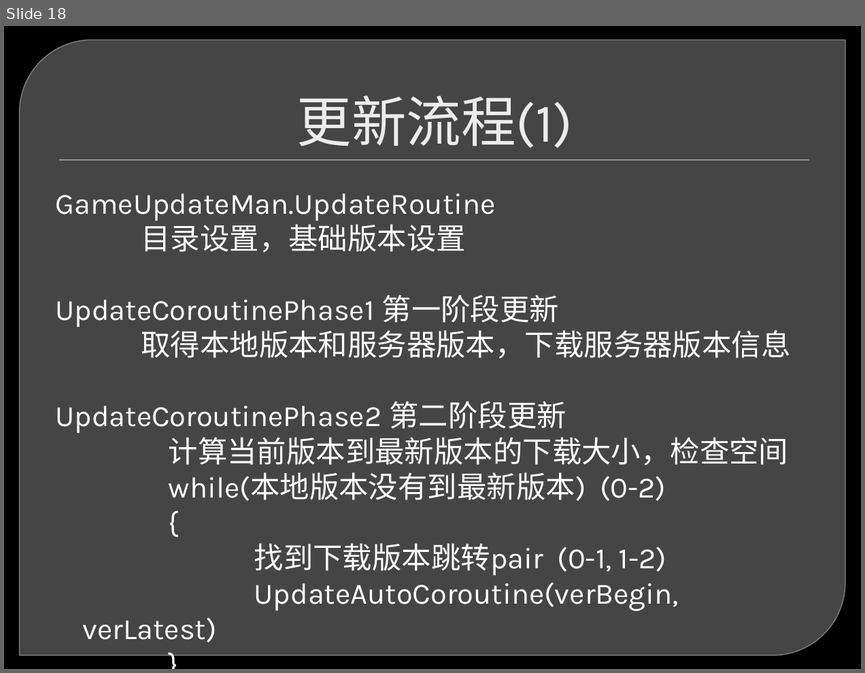
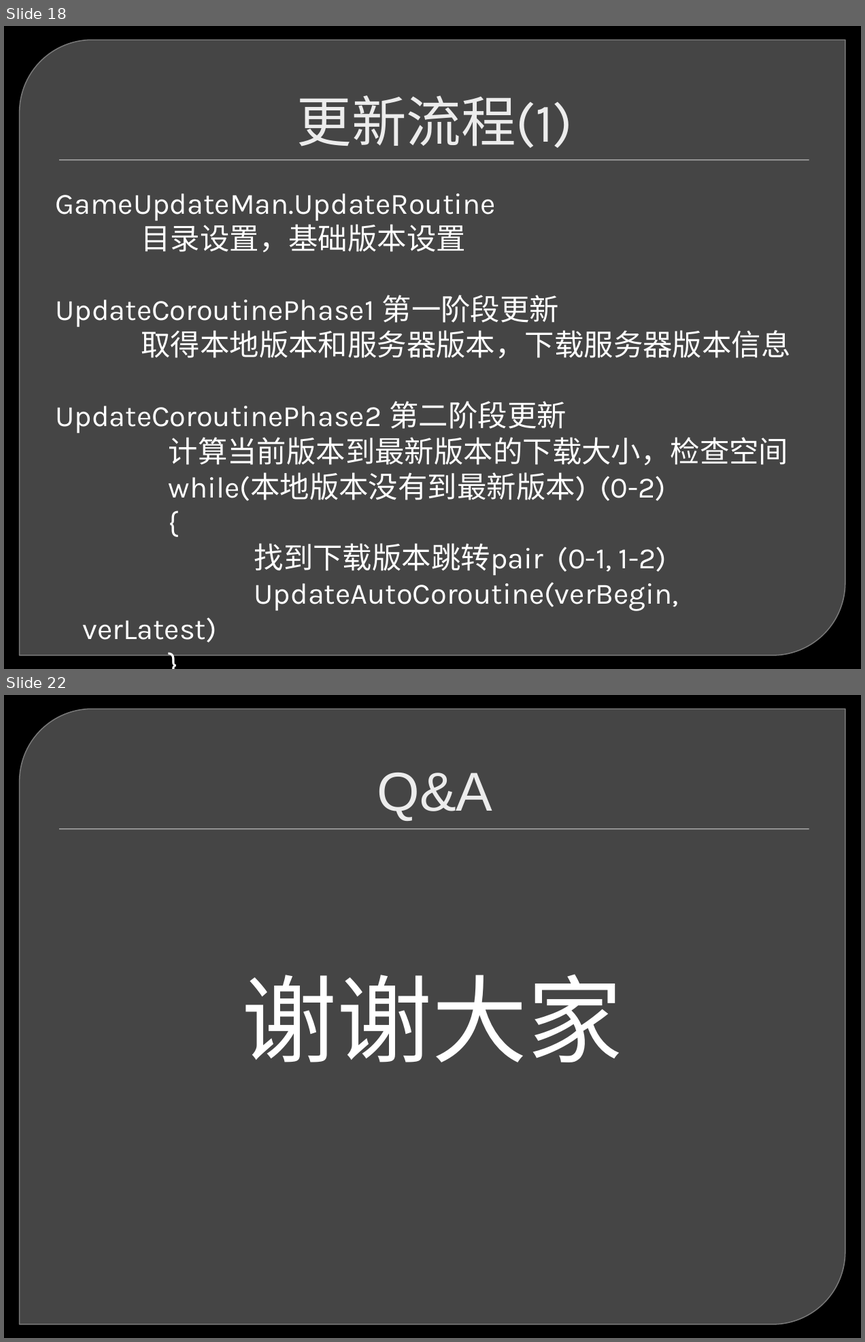
Before and after one commit to miztook/LearnUnityTech, a slide deck: 工作文档/打包和更新/Tera更新系统设计和实现-苗雨.pptx. Shown one above the other, each under a label of ours: slide 18 before the commit, slides 18 and 22 after it; the slides between them are not shown. The pictures are 865x673 and 865x1342 pixels, drawn with LibreOffice and Linux fonts; fonts in the diff are those of the drawing; background and template pictures are left out. Boxes give left, top, right and bottom in pixels: in the first picture for what was removed or moved away, otherwise in the second. Text is boxed around its words. In the diff, an @@ line names an element or a change of style, - is before the commit and + after.

```diff
--- a/工作文档/打包和更新/Tera更新系统设计和实现-苗雨.pptx
+++ b/工作文档/打包和更新/Tera更新系统设计和实现-苗雨.pptx
@@ slide 22 added at [4, 695, 861, 1338], background picture (left out); not listed: 2 template elements that a slide beside it also shows @@
@@ title added at [377, 773, 493, 820], 46 pt, text #EDEDED @@
+Q&A
@@ text added at [242, 974, 623, 1062], 80 pt, text #FFFFFF @@
+谢谢大家
```
Also in this commit, not shown: 3 slides changed, 3 other files.
